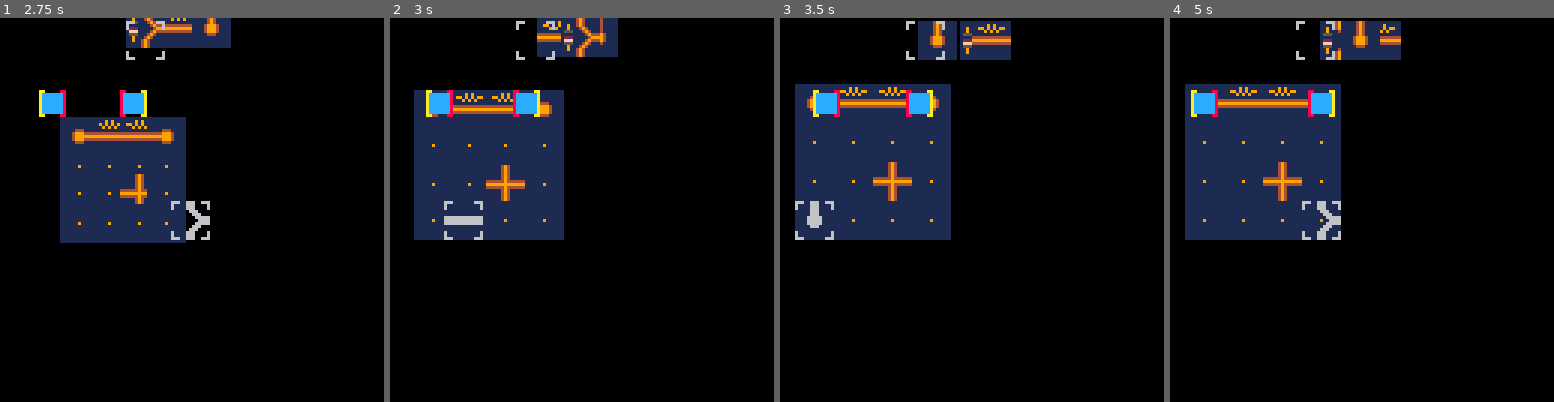
Above: before the commit, frames 1-4 (left to right).
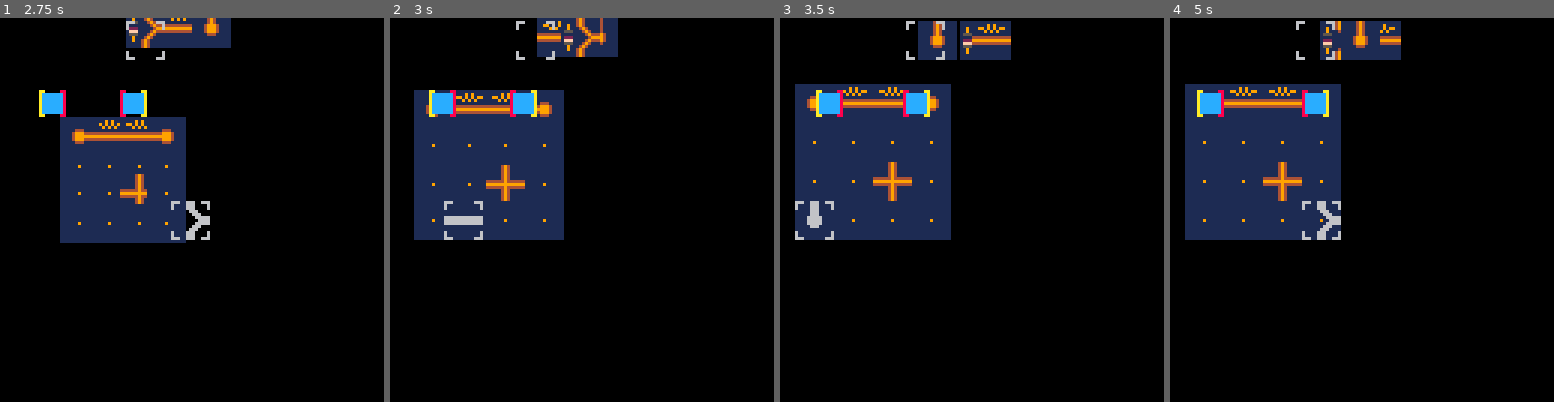
Above: after the commit, the same moments.

Repository: erwinbonsma/RoboRePairP8
Game: PICO-8 cartridge repair.p8
Same seed, same stepped clock (60 frames per second), same inputs: the game is played once before the commit and once after it.
Inputs:
- Up to frame 1 (2.75 s): tap X (X key) at 0.33, 1.07, 1.85 s; tap O (Z key) at 0.7, 1.7, 2.1, 2.5 s; hold Right 1.6-2.1 s; hold Up 2.15-2.42 s; hold Right from 2.47 s (still down)
- Up to frame 2 (3 s): keep holding Right; tap O (Z key) at 2.9 s; tap X (X key) at 2.97 s
- Up to frame 3 (3.5 s): release Right at 3.03 s; hold Left from 3.08 s (still down); tap O (Z key) at 3.3 s
- Up to frame 4 (5 s): release Left at 3.58 s; hold Down 3.63-3.97 s; tap O (Z key) every 0.4 s from 3.7 to 4.9 s; hold Right 4.02-4.68 s; tap X (X key) at 4.08 s; hold Up from 4.73 s (still down)

Frame 1 is identical in both runs. In frame 2, 0.4% of the frame differs, in the area x 9-40%, y 18-26%; in frame 3, 0.4%; in frame 4, 0.7%, in the area x 5-43%, y 18-26%.

Commit message:
Wrap coroutines to facilitate debugging crashes

Diff:
--- a/repair.p8
+++ b/repair.p8
@@ -149,12 +149,27 @@
  )
 end
 
+--wrap coroutine with a name to
+--facilitate debugging crashes
+function cowrap(name,coroutine)
+ local w={}
+ w.name=name
+ w.coroutine=cocreate(coroutine)
+ return w
+end
+
 --returns true when routine died
-function coinvoke(coroutine)
- assert(coresume(coroutine))
- return costatus(
-  coroutine
- )=="dead"
+function coinvoke(wrapped_cr)
+ printh(
+  "invoking "..
+  wrapped_cr.name
+ )
+ local cr=wrapped_cr.coroutine
+ if not coresume(cr) then
+  printh("coroutine crashed")
+  while true do end
+ end
+ return costatus(cr)=="dead"
 end
 
 function sleep(ticks)
@@ -797,7 +812,7 @@
  o=setmetatable(o or {},self)
  self.__index=self
 
- o.period=12
+ o.period=15
  o.clk=0
 
  --coarse grid movement
@@ -826,24 +841,28 @@
  self.flip_sprite=self.nxt_dir>2
  self.rearlightcolor=8
 
- self.update_cr=cocreate(
+ self.update_cr=cowrap(
+  "crash_anim",
   crash_anim(self)
  )
 end
 
 function bot:_set_move_anim()
  if self.dir==self.nxt_dir then
-  self.update_cr=cocreate(
+  self.update_cr=cowrap(
+   "move_straight",
    move_straight(self)
   )
  elseif abs(
   self.dir-self.nxt_dir
  )==2 then
-  self.update_cr=cocreate(
+  self.update_cr=cowrap(
+   "move_reverse",
    move_reverse(self)
   )
  else
-  self.update_cr=cocreate(
+  self.update_cr=cowrap(
+   "move_turn",
    move_turn(self)
   )
  end
@@ -1126,7 +1145,8 @@
   not self:_replenish() and
   self:_done()
  ) then
-  self.update_cr=cocreate(
+  self.update_cr=cowrap(
+   "bot_speedup",
    bot_speedup
   )
  end
@@ -1398,7 +1418,8 @@
  bot2:stop()
 
  switch_music(-1)
- end_anim=cocreate(
+ end_anim=cowrap(
+  "end_game_anim-paired",
   end_game_anim(
    21,next_level
   )
@@ -1412,7 +1433,8 @@
  for b in all(bots) do
   if b!=bot then b:stop() end
  end
- end_anim=cocreate(
+ end_anim=cowrap(
+  "end_game_anim-crash",
   end_game_anim(
    12,mainmenu
   )
